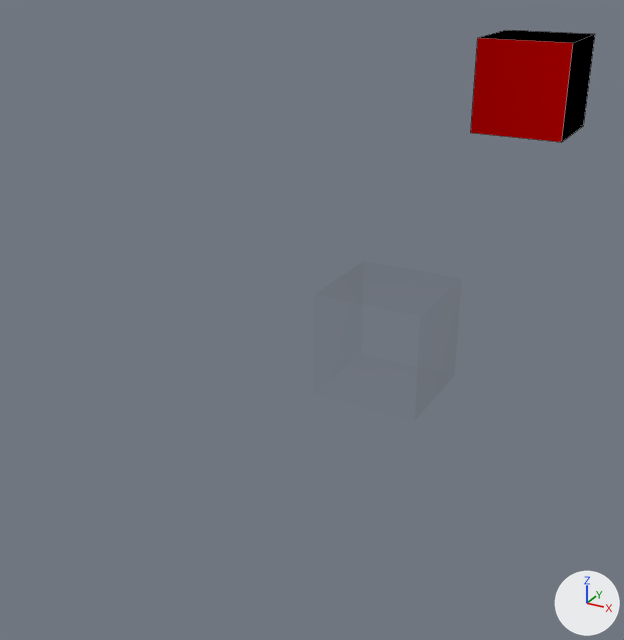
Before and after pictures for a commit that changed the Blender file Materials/cache.blend.
Before and after are seen from a 50 mm camera at (5.77, -13.4, 6.7) aimed at (-1.3, -0.54, 0.27). The lights are fixed; the arrows at lower right show +X, +Y and +Z. Mesh edges are drawn as thin lines.

The scene before the commit, as lines of its bpy script (objects in view):
```python
mat_dendritematerial = bpy.data.materials.new('DendriteMaterial')
mat_dendritematerial.use_nodes = True; mat_dendritematerial.node_tree.nodes.clear()
_N = mat_dendritematerial.node_tree.nodes; _L = mat_dendritematerial.node_tree.links
n0 = _N.new('ShaderNodeOutputMaterial'); n0.name = 'Material Output'
n1 = _N.new('ShaderNodeMixShader'); n1.name = 'Mix Shader'
n2 = _N.new('ShaderNodeLayerWeight'); n2.name = 'Layer Weight'
n2.inputs[0].default_value = 0.9  # 'Blend'
n3 = _N.new('ShaderNodeEmission'); n3.name = 'Emission'
n3.inputs[0].default_value = (0.0, 0.0, 0.0, 1.0)  # 'Color', black #000000
n3.inputs[1].default_value = 20.0  # 'Strength'
n4 = _N.new('ShaderNodeBsdfDiffuse'); n4.name = 'Diffuse BSDF'
n4.inputs[0].default_value = (0.672, 0.0, 0.0, 1.0)  # 'Color', red #d60000
n4.inputs[1].default_value = 100.0  # 'Roughness'
_L.new(n1.outputs[0], n0.inputs[0])  # 'Shader' to 'Surface'
_L.new(n3.outputs[0], n1.inputs[2])  # 'Emission' to 'Shader'
_L.new(n2.outputs[1], n1.inputs[0])  # 'Facing' to 'Factor'
_L.new(n4.outputs[0], n1.inputs[1])  # 'BSDF' to 'Shader'
me_cube_001 = bpy.data.meshes.new('Cube.001')
me_cube_001.from_pydata(...)  # a box spanning x -1.0..1.0, y -1.0..1.0, z -1.0..1.0
me_cube_001.materials.append(mat_dendritematerial)
ob_cube_001 = bpy.data.objects.new('Cube.001', me_cube_001)
ob_cube_001.location = (0.61, 6.07, 3.81)
```
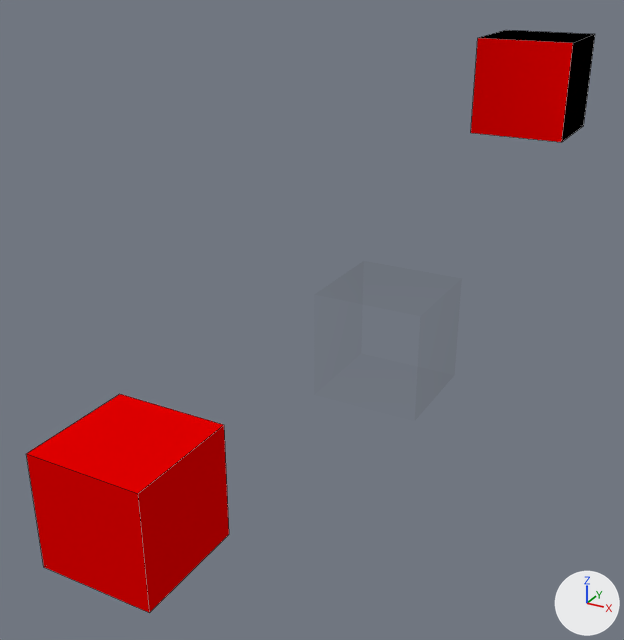
What differs and where, as boxes (x1, y1, x2, y2) in the pictures (624 x 640 px):
'Cube.002', added
    after: (26, 394, 229, 613)
'Cube.001', recoloured
    both: (471, 36, 575, 142)

Edits to the bpy script that builds the scene:
```text
Change mat_dendritematerial:
    where n4 = _N.new('ShaderNodeBsdfDiffuse'); n4.name = 'Diffuse BSDF'
    remove n4.inputs[0].default_value = (0.672, 0.0, 0.0, 1.0)  # 'Color', red #d60000
    add n5 = _N.new('ShaderNodeRGB'); n5.name = 'RGB'
    add n5.outputs[0].default_value = (1.0, 0.0, 0.0, 1.0)  # 'Color', red #ff0000
    add _L.new(n5.outputs[0], n4.inputs[0])  # 'Color' to 'Color'
Add mat_axonmaterial:
    mat_axonmaterial = bpy.data.materials.new('AxonMaterial')
    mat_axonmaterial.use_nodes = True; mat_axonmaterial.node_tree.nodes.clear()
    _N = mat_axonmaterial.node_tree.nodes; _L = mat_axonmaterial.node_tree.links
    n0 = _N.new('ShaderNodeOutputMaterial'); n0.name = 'Material Output'
    n1 = _N.new('ShaderNodeBsdfDiffuse'); n1.name = 'Diffuse BSDF'
    n2 = _N.new('ShaderNodeRGB'); n2.name = 'RGB'
    n2.outputs[0].default_value = (0.8, 0.0, 0.0, 1.0)  # 'Color', red #e70000
    _L.new(n1.outputs[0], n0.inputs[0])  # 'BSDF' to 'Surface'
    _L.new(n2.outputs[0], n1.inputs[0])  # 'Color' to 'Color'
Add me_cube_002:
    me_cube_002.from_pydata(...)  # a box spanning x -1.0..1.0, y -1.0..1.0, z -1.0..1.0
    me_cube_002.materials.append(mat_axonmaterial)
Add ob_cube_002:
    ob_cube_002 = bpy.data.objects.new('Cube.002', me_cube_002)
    ob_cube_002.location = (-1.79, -5.19, -0.93)
```
